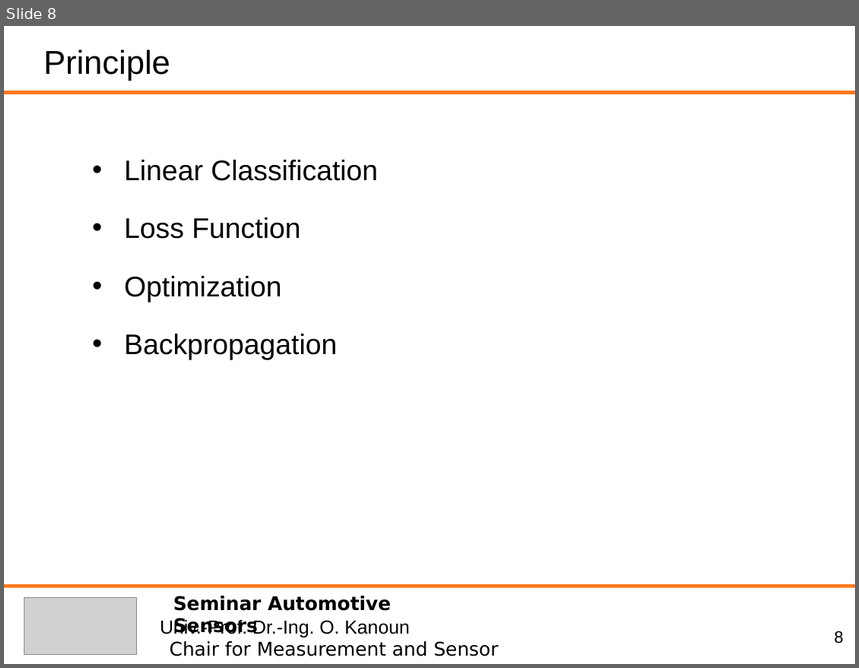
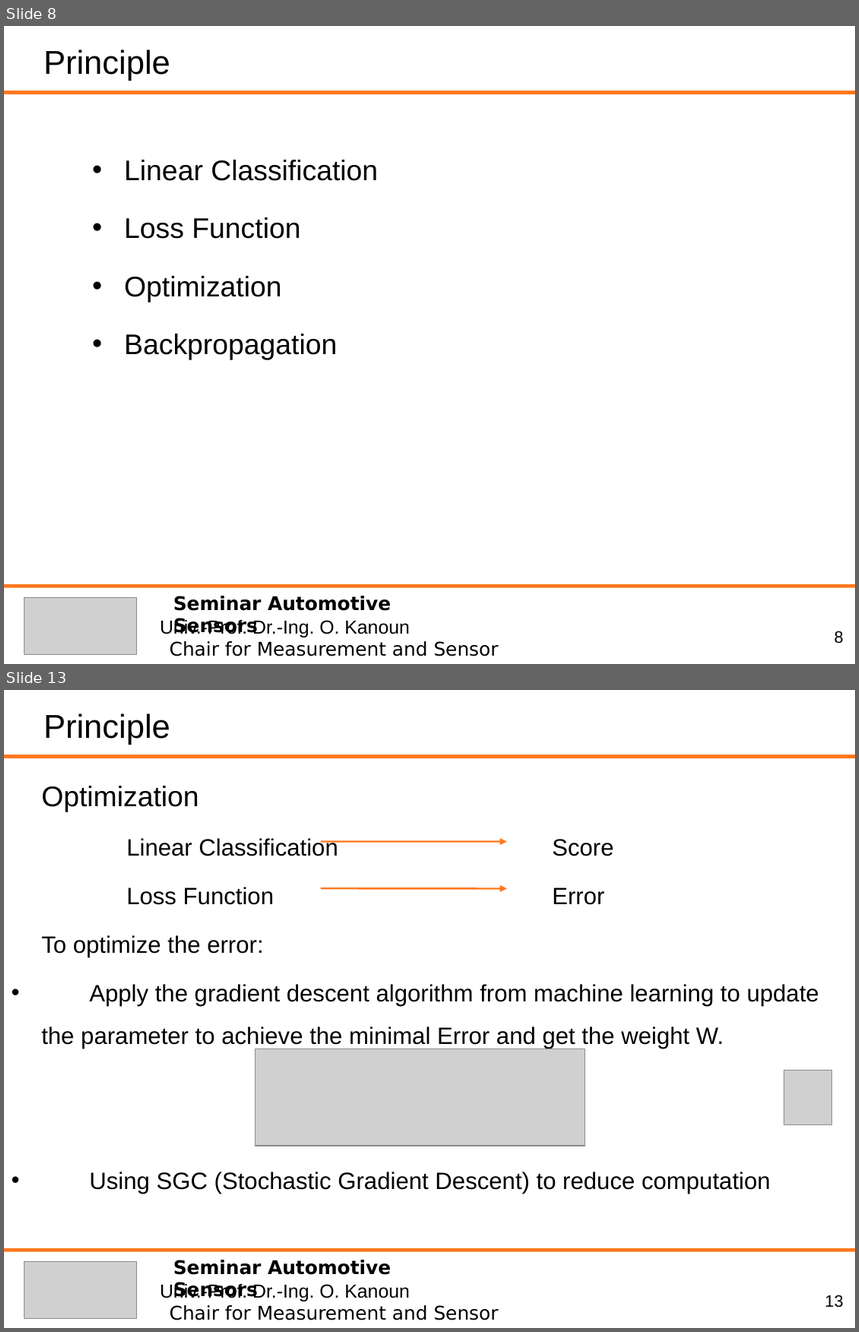
Before and after one commit to heihuhuRay/StudyNote, a slide deck: ASS/AutonoumousDriving_JunchengHu_C2.ppt. Shown one above the other, each under a label of ours: slide 8 before the commit, slides 8 and 13 after it; the slides between them are not shown. The pictures are 859x668 and 859x1332 pixels, drawn with LibreOffice and Linux fonts; fonts in the diff are those of the drawing; grey boxes stand for pictures. Boxes give left, top, right and bottom in pixels: in the first picture for what was removed or moved away, otherwise in the second. Text is boxed around its words. In the diff, an @@ line names an element or a change of style, - is before the commit and + after.

```diff
--- a/ASS/AutonoumousDriving_JunchengHu_C2.ppt
+++ b/ASS/AutonoumousDriving_JunchengHu_C2.ppt
@@ slide 13 added at <box>4,690,855,1328</box>, background #FFFFFF @@
@@ text added at <box>44,714,170,745</box>, 28 pt, text #000000 @@
+Principle
@@ line added from (4, 756) to (855, 756), #FF781D 3 pt @@
@@ text added at <box>41,786,819,1194</box>, 20 pt, text #000000 @@
+  Optimization
+  Linear Classification Score
+  Loss Function Error
+  To optimize the error:
+  • Apply the gradient descent algorithm from machine learning to update the parameter to achieve the minimal Error and get the weight W.
+  • Using SGC (Stochastic Gradient Descent) to reduce computation
@@ arrow added from (321, 841) to (507, 841), #FF781D 1.5 pt @@
@@ arrow added from (321, 888) to (507, 888), #FF781D 1.5 pt @@
@@ picture added at <box>255,1049,585,1146</box> @@
@@ picture added at <box>785,1071,832,1125</box> @@
@@ line added from (4, 1250) to (855, 1250), #FF781D 3 pt @@
@@ picture added at <box>24,1262,137,1319</box> @@
@@ text added at <box>173,1260,391,1299</box>, 16 pt, text #000000, bold @@
+Seminar Automotive Sensors
@@ text added at <box>253,1284,410,1302</box>, 16 pt, text #000000 @@
+Univ.-Prof. Dr.-Ing. O. Kanoun
@@ page number added at <box>825,1295,843,1308</box>, 14 pt, text #000000 @@
+13
@@ text added at <box>170,1306,499,1321</box>, 16 pt, text #000000 @@
+Chair for Measurement and Sensor Technology
```
Also in this commit, not shown: 15 slides changed, 2 other slides added, 3 other files.
